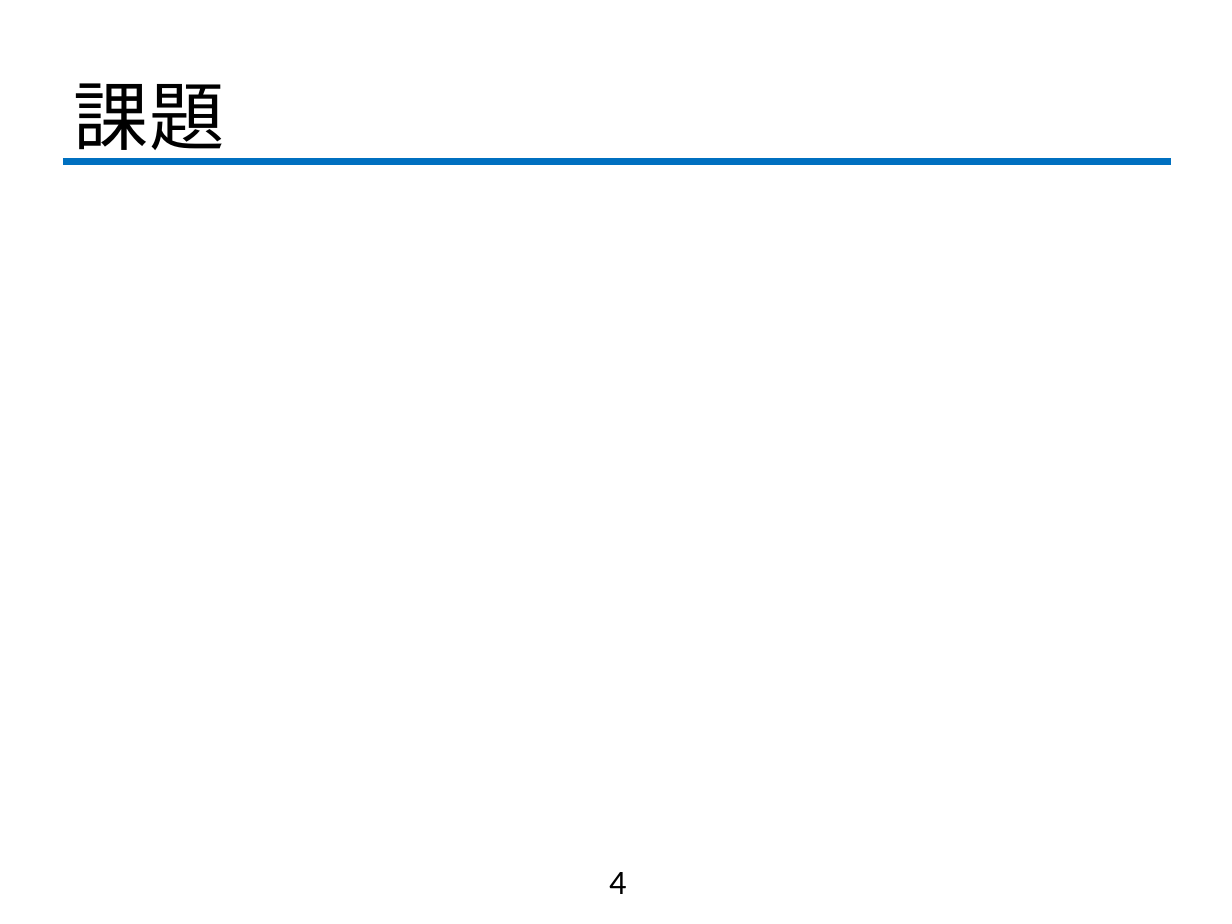
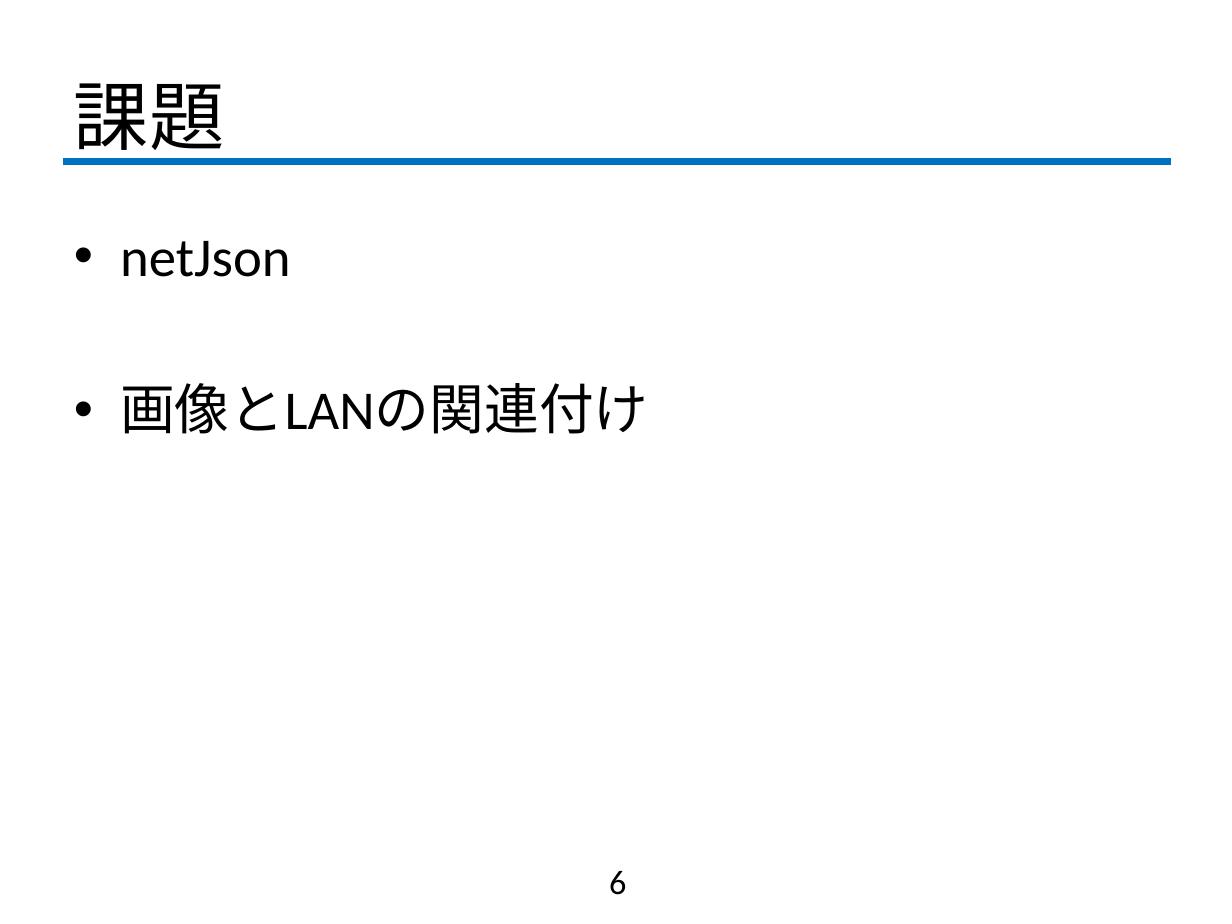
Before and after one commit to fujiLabo/fuji_simu, a slide deck: slide 6 of 1112進捗.pptx (slide 4 before the commit). Drawn at 1232x924 pixels with LibreOffice and Linux fonts; fonts in the diff are those of the drawing; background and template pictures are left out. Boxes give left, top, right and bottom in pixels: in the first picture for what was removed or moved away, otherwise in the second. Text is boxed around its words. In the diff, an @@ line names an element or a change of style, - is before the commit and + after.

```diff
--- a/1112進捗.pptx
+++ b/1112進捗.pptx
@@ text added at (120,241,649,434), 32 pt, text #000000 @@
+• netJson
+• 画像とLANの関連付け
@@ page number at (609,871,626,895): text changed @@
-4
+6
```
Also in this commit, not shown: 2 other slides changed, 2 slides added, 1 other file.
